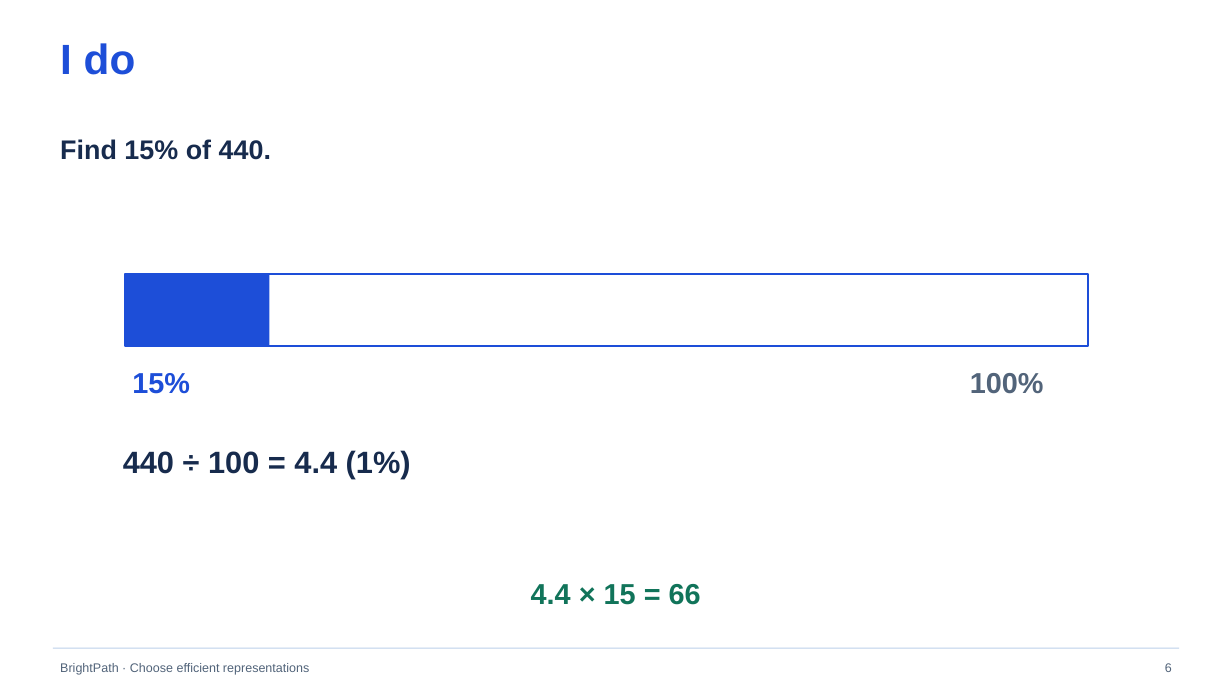
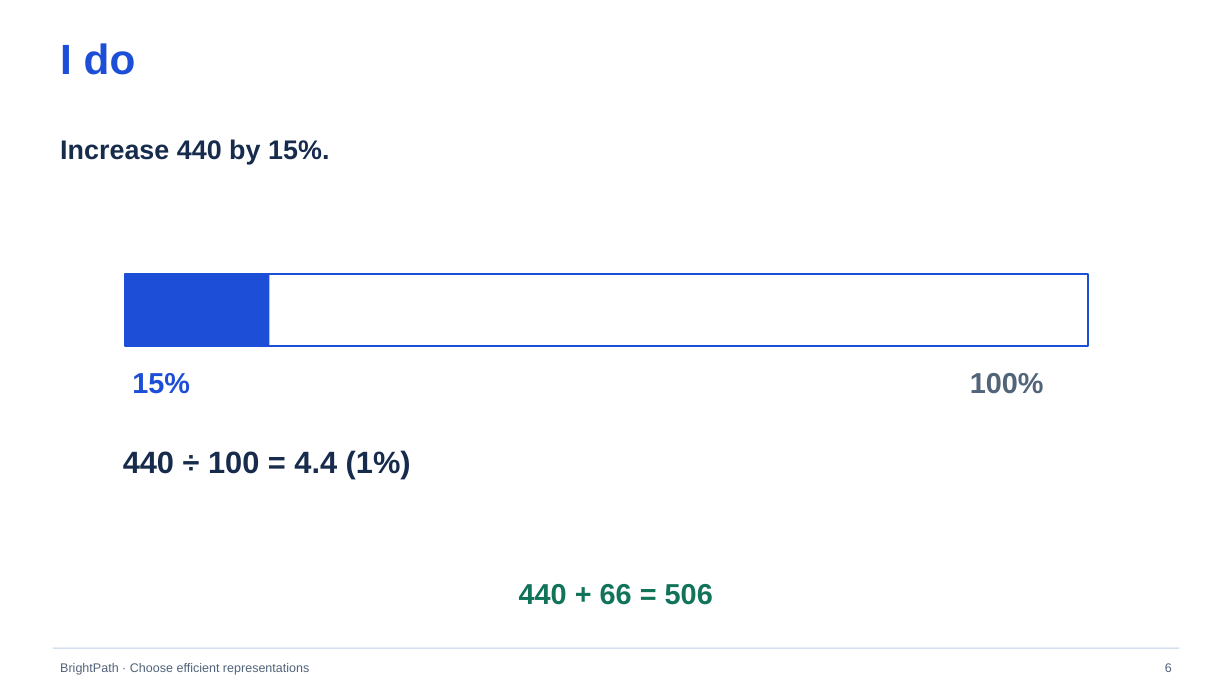
Before and after one commit to gauravawr/brightpath, a slide deck: slide 6 of public/lessons/year-6-maths/summer/week-29/choose-efficient-representations/teaching-powerpoint-v1.pptx. Drawn at 1232x693 pixels with LibreOffice and Linux fonts; fonts in the diff are those of the drawing. Boxes give left, top, right and bottom in pixels: in the first picture for what was removed or moved away, otherwise in the second. Text is boxed around its words. In the diff, an @@ line names an element or a change of style, - is before the commit and + after.

Commit message:
Show the increase step in linked percentage examples

```diff
--- a/public/lessons/year-6-maths/summer/week-29/choose-efficient-representations/teaching-powerpoint-v1.pptx
+++ b/public/lessons/year-6-maths/summer/week-29/choose-efficient-representations/teaching-powerpoint-v1.pptx
@@ text at box(60, 139, 329, 165): text changed @@
-Find 15% of 440.
+Increase 440 by 15%.
@@ text at box(519, 584, 713, 605): text changed @@
-4.4 × 15 = 66
+440 + 66 = 506
```
Also in this commit, not shown: 3 other slides changed, 7 other files.
